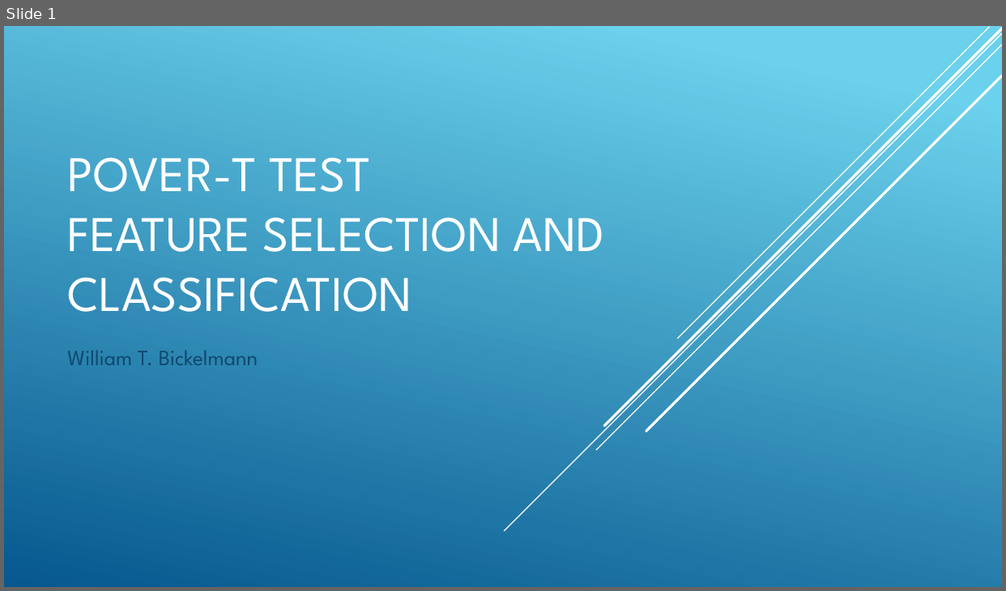
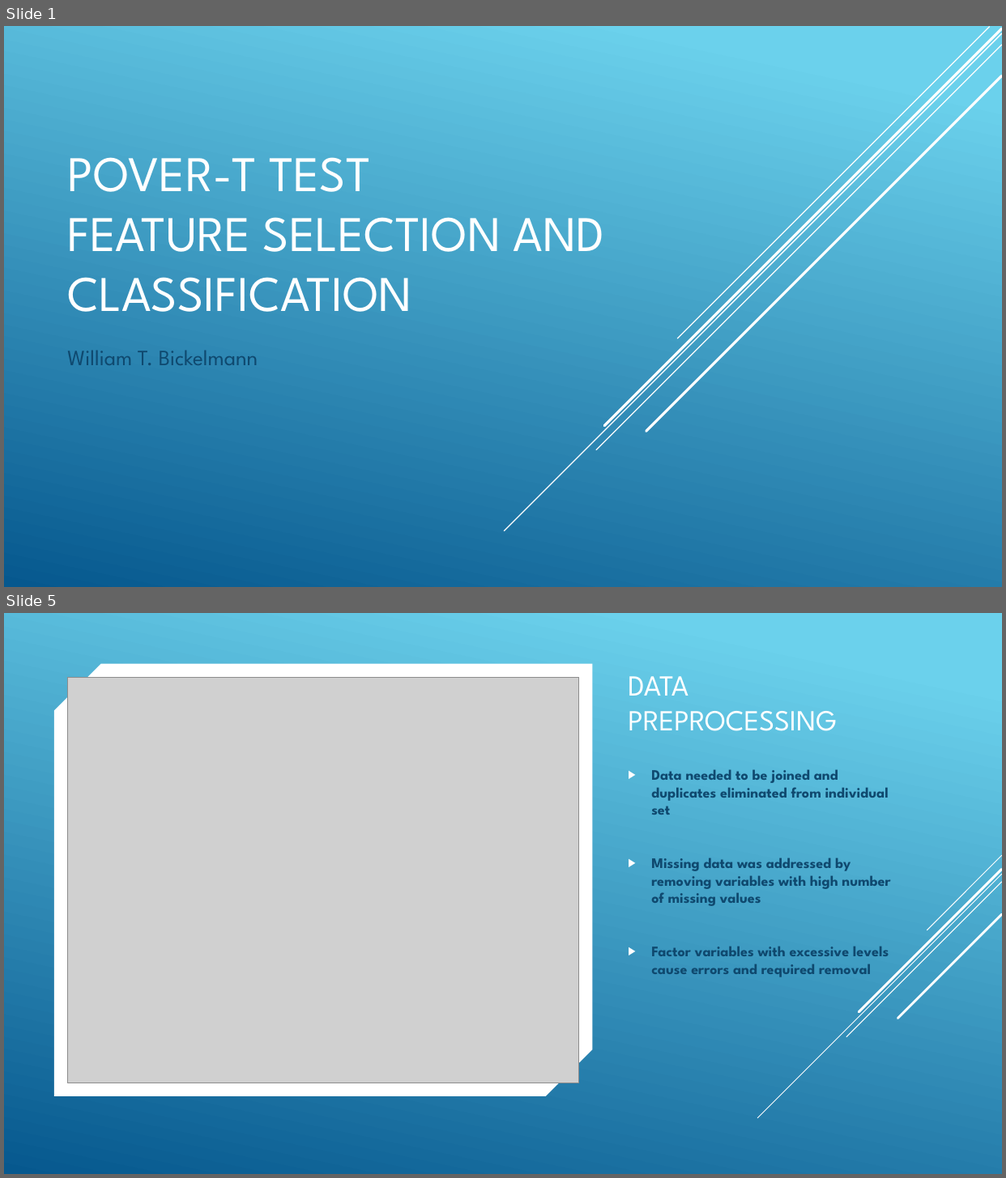
Before and after one commit to wbickelmann/MLProjects, a slide deck: PoveR-T Test_slides.pptx. Shown one above the other, each under a label of ours: slide 1 before the commit, slides 1 and 5 after it; the slides between them are not shown. The pictures are 1006x591 and 1006x1178 pixels, drawn with LibreOffice and Linux fonts; fonts in the diff are those of the drawing; grey boxes stand for pictures. Boxes give left, top, right and bottom in pixels: in the first picture for what was removed or moved away, otherwise in the second. Text is boxed around its words. In the diff, an @@ line names an element or a change of style, - is before the commit and + after.

```diff
--- a/PoveR-T Test_slides.pptx
+++ b/PoveR-T Test_slides.pptx
@@ slide 5 added at box(4, 613, 1002, 1174), background gradient #6ED2EB to #06588E @@
@@ snip diag rect added at box(54, 664, 592, 1097), fill #FFFFFF @@
@@ picture added at box(68, 677, 579, 1083) @@
@@ title added at box(628, 676, 837, 731), 28 pt, text #FFFFFF @@
+DATA PREPROCESSING
@@ text added at box(651, 769, 890, 977), 14 pt, text #0F496F, bold @@
+▶ Data needed to be joined and duplicates eliminated from individual set
+▶ Missing data was addressed by removing variables with high number of missing values
+▶ Factor variables with excessive levels cause errors and required removal
@@ group added at box(758, 855, 1002, 1118): 5 lines @@
```
Also in this commit, not shown: 1 slide changed, 7 other slides added, 8 slides removed, 8 other files.
